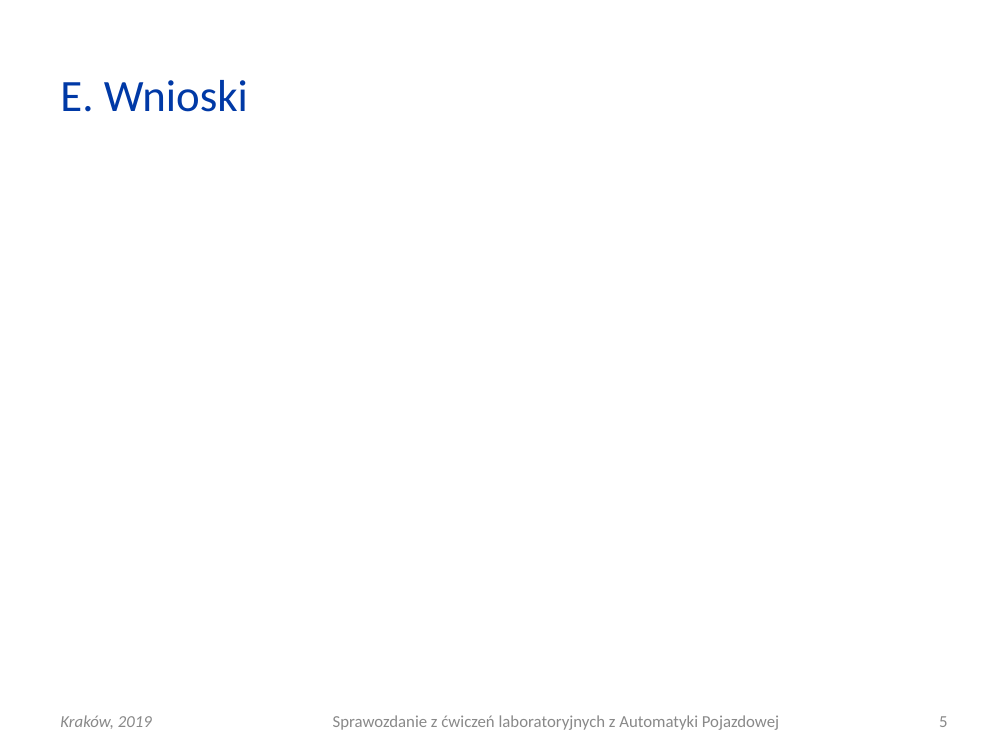
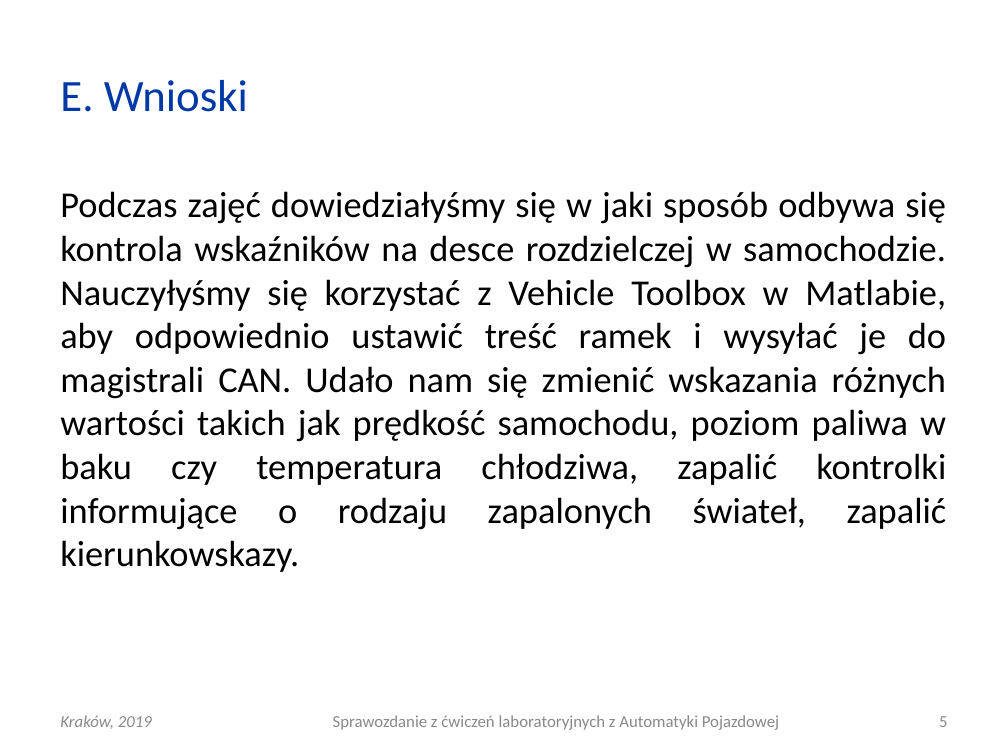
Before and after one commit to elfsonix/Automatyka-Pojazdowa, a slide deck: slide 5 of Lab11/AP_L11_20190424_0930_G03.ppt. Drawn at 1008x756 pixels with LibreOffice and Linux fonts; fonts in the diff are those of the drawing. Boxes give left, top, right and bottom in pixels: in the first picture for what was removed or moved away, otherwise in the second. Text is boxed around its words. In the diff, an @@ line names an element or a change of style, - is before the commit and + after.

Commit message:
Wnioski

```diff
--- a/Lab11/AP_L11_20190424_0930_G03.ppt
+++ b/Lab11/AP_L11_20190424_0930_G03.ppt
@@ text added at (60, 191, 947, 572), 26 pt, text #000000 @@
+Podczas zajęć dowiedziałyśmy się w jaki sposób odbywa się kontrola wskaźników na desce rozdzielczej w samochodzie. Nauczyłyśmy się korzystać z Vehicle Toolbox w Matlabie, aby odpowiednio ustawić treść ramek i wysyłać je do magistrali CAN. Udało nam się zmienić wskazania różnych wartości takich jak prędkość samochodu, poziom paliwa w baku czy temperatura chłodziwa, zapalić kontrolki informujące o rodzaju zapalonych świateł, zapalić kierunkowskazy.
```
Also in this commit, not shown: 1 other file.
